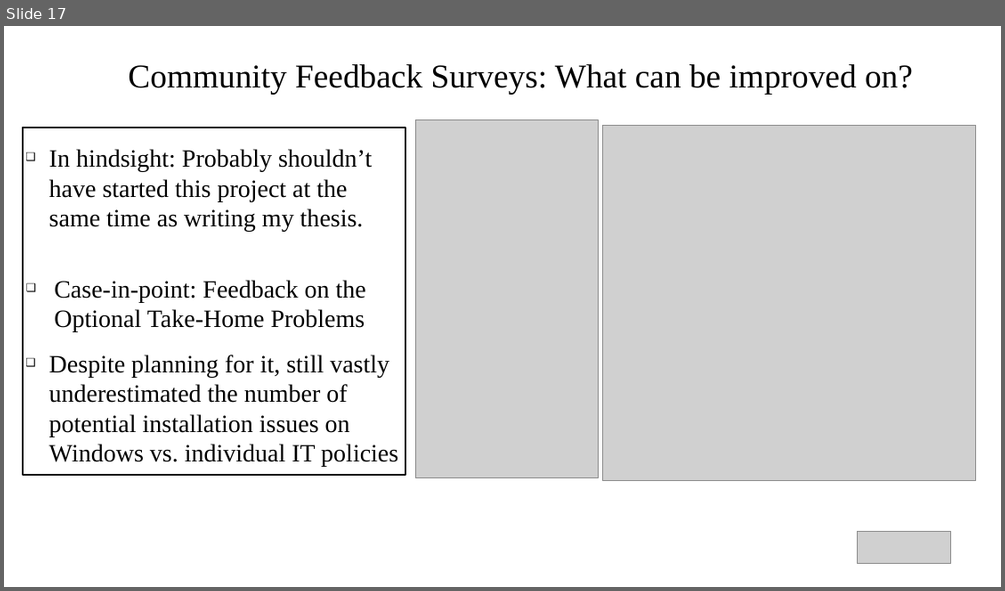
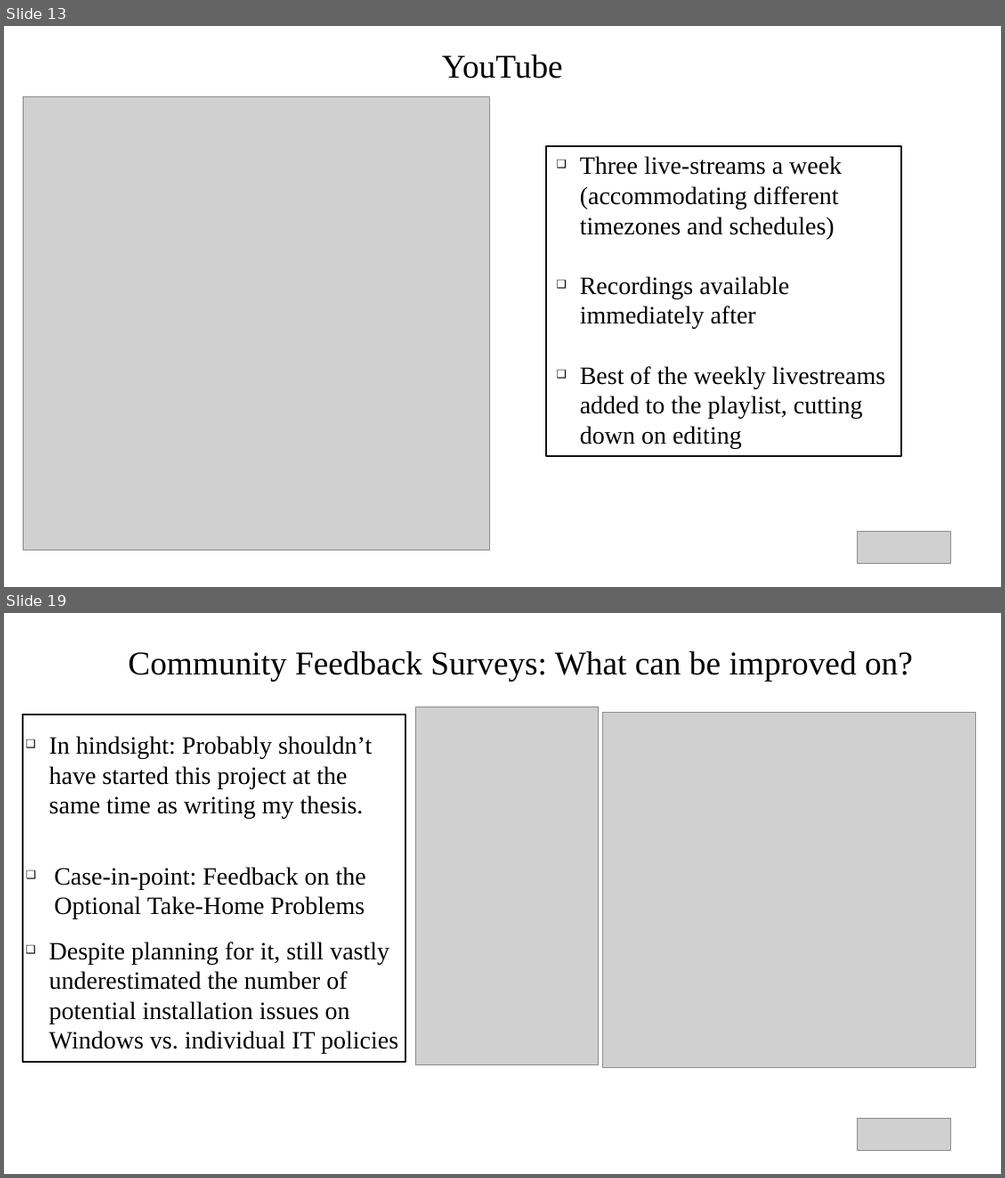
Before and after one commit to DavidRach/CytometryIn_Bioc2026, a slide deck: DavidRach_CytometryInR_BioC2026.pptx. Shown one above the other, each under a label of ours: slide 17 before the commit, slides 13 and 19 after it; the slides between them are not shown. The pictures are 1005x591 and 1005x1178 pixels, drawn with LibreOffice and Linux fonts; fonts in the diff are those of the drawing; grey boxes stand for pictures. Boxes give left, top, right and bottom in pixels: in the first picture for what was removed or moved away, otherwise in the second. Text is boxed around its words. In the diff, an @@ line names an element or a change of style, - is before the commit and + after.

```diff
--- a/DavidRach_CytometryInR_BioC2026.pptx
+++ b/DavidRach_CytometryInR_BioC2026.pptx
@@ slide 13 added at [4,26,1001,587], background #FFFFFF @@
@@ title added at [442,54,563,79], 32 pt, text #000000 @@
+YouTube
@@ picture added at [23,97,490,549] @@
@@ rectangle added at [546,145,901,456], fill #FFFFFF, outline #111111 1.45 pt @@
@@ text added at [580,156,885,448], 24 pt, text #000000 @@
+❑ Three live-streams a week (accommodating different timezones and schedules)
+❑ Recordings available immediately after
+❑ Best of the weekly livestreams added to the playlist, cutting down on editing
@@ picture added at [858,531,951,564] @@
@@ what was slide 17 is now slide 19 @@
```
Also in this commit, not shown: 10 slides changed, 6 other slides added, 5 slides removed, 2 other files.
